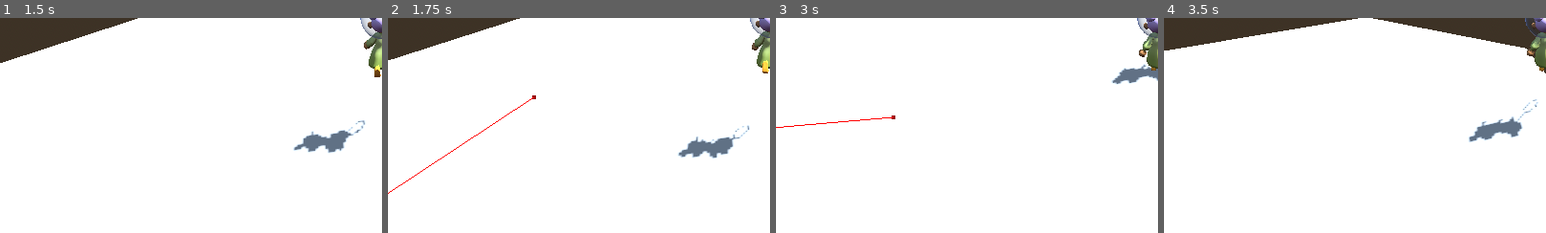
Above: before the commit, frames 1-4 (left to right).
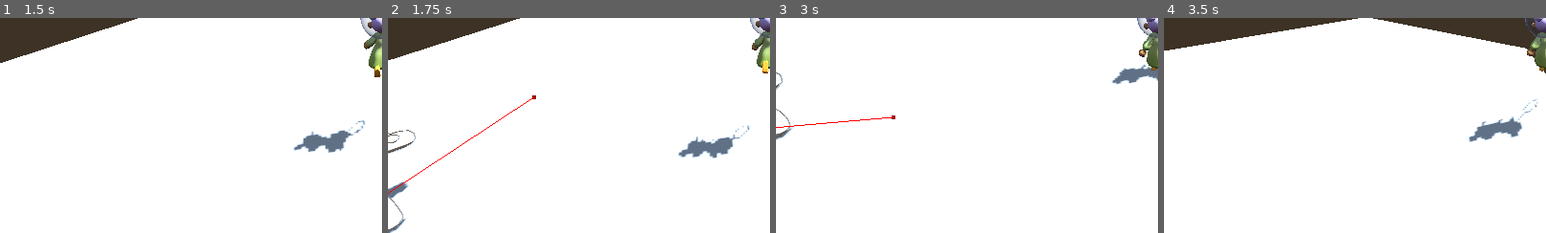
Above: after the commit, the same moments.

Repository: Gertkeno/GGJ2025
Game: Godot game, scene res://bobby_test_scene.tscn
Same seed, same stepped clock (60 frames per second), same inputs: the game is played once before the commit and once after it. This scene is started directly instead of the project's main scene.
Inputs (mouse positions are % of the whole screen's width and height, from its top left):
- Up to frame 1 (1.5 s): move the mouse to (72, 45) at 0.52 s; press the mouse at (72, 45) at 0.53 s; hold Right (right) 0.53-1.28 s; tap Space (jump) at 0.77 s; move the mouse to (45, 50) at 1.27 s; release the mouse at (45, 50) at 1.28 s; hold Up (forward) from 1.28 s (still down); tap Shift (crouch) at 1.35 s
- Up to frame 2 (1.75 s): keep holding Up (forward); tap Space (jump) at 1.52 s
- Up to frame 3 (3 s): keep holding Up (forward); move the mouse to (52, 48) at 2.02 s; press the mouse at (52, 48) at 2.03 s; move the mouse to (49, 52) at 2.77 s; release the mouse at (49, 52) at 2.78 s; tap Shift (crouch) at 2.85 s
- Up to frame 4 (3.5 s): keep holding Up (forward); tap Space (jump) at 3.02 s
The pictures show only the part of the screen within x 0-50%, y 50-100%; the shares and areas given below are measured in that part.

Frame 1 is identical in both runs. In frame 2, 0.5% of the frame differs, in the area x 0-8%, y 52-100%; in frame 3, 0.2%; in frame 4, nothing differs.

Commit message:
added passive beast

Diff:
--- /dev/null
+++ b/PassiveBeast/passive_beast.gd
@@ -0,0 +1,20 @@
+extends Node3D
+class_name PassiveBeast
+
+@onready var bubble_animal = $DefaultBehavior/BubbleAnimal
+@onready var default_behavior: DefaultBehavior = $DefaultBehavior
+
+@export var default_curve: Path3D
+
+# Called when the node enters the scene tree for the first time.
+func _ready() -> void:
+	await get_tree().process_frame
+	default_behavior.init_curve_points(default_curve)
+
+
+# Called every frame. 'delta' is the elapsed time since the previous frame.
+func _process(delta: float) -> void:
+	pass
+
+func _physics_process(delta: float) -> void:
+	default_behavior.process_behavior(delta)
--- /dev/null
+++ b/PassiveBeast/passive_beast.tscn
@@ -0,0 +1,22 @@
+[gd_scene load_steps=5 format=3 uid="uid://cnhgr7fee8oqu"]
+
+[ext_resource type="Script" path="res://System/default_behavior.gd" id="1_gn4yw"]
+[ext_resource type="PackedScene" uid="uid://by4by86dfprkd" path="res://System/bubble_animal.tscn" id="2_ek4cg"]
+[ext_resource type="PackedScene" uid="uid://d3nsc1fnq0ihd" path="res://Assets/Bub Passive.fbx" id="3_t47q6"]
+
+[sub_resource type="SphereShape3D" id="SphereShape3D_x3urc"]
+
+[node name="PassiveBeast" type="Node3D"]
+transform = Transform3D(1, 0, 0, 0, 1, 0, 0, 0, 1, 0, 0, 2.494)
+
+[node name="DefaultBehavior" type="Node3D" parent="."]
+script = ExtResource("1_gn4yw")
+
+[node name="BubbleAnimal" parent="DefaultBehavior" instance=ExtResource("2_ek4cg")]
+
+[node name="Bub Passive" parent="DefaultBehavior/BubbleAnimal" instance=ExtResource("3_t47q6")]
+transform = Transform3D(-0.2, 0, -1.74846e-08, 0, 0.2, 0, 1.74846e-08, 0, -0.2, 0, -0.5, 0)
+
+[node name="CollisionShape3D" type="CollisionShape3D" parent="DefaultBehavior/BubbleAnimal"]
+transform = Transform3D(1, 0, 0, 0, 1, 0, 0, 0, 1, 0, 0.5, 0)
+shape = SubResource("SphereShape3D_x3urc")
--- a/bobby_test_scene.tscn
+++ b/bobby_test_scene.tscn
@@ -1,8 +1,9 @@
-[gd_scene load_steps=8 format=3 uid="uid://vnpmxqbs7r86"]
+[gd_scene load_steps=9 format=3 uid="uid://vnpmxqbs7r86"]
 
 [ext_resource type="Curve3D" uid="uid://hm1okgxcurwp" path="res://DefenseBeast/test_curve.tres" id="2_db824"]
 [ext_resource type="PackedScene" uid="uid://ugfu6pob7c41" path="res://System/player.tscn" id="3_hdd4q"]
-[ext_resource type="PackedScene" uid="uid://lgyoq0xx03pq" path="res://SkittishBeast/skittish_beast.tscn" id="4_48s6d"]
+[ext_resource type="PackedScene" uid="uid://cnhgr7fee8oqu" path="res://PassiveBeast/passive_beast.tscn" id="4_wo4n2"]
+[ext_resource type="Script" path="res://PassiveBeast/passive_beast.gd" id="5_u73f8"]
 
 [sub_resource type="ProceduralSkyMaterial" id="ProceduralSkyMaterial_smj01"]
 sky_horizon_color = Color(0.64625, 0.65575, 0.67075, 1)
@@ -30,8 +31,8 @@
 transform = Transform3D(-0.866023, -0.433016, 0.250001, 0, 0.499998, 0.866027, -0.500003, 0.749999, -0.43301, 0, 0, 0)
 shadow_enabled = true
 
-[node name="SkittishBeast" parent="." node_paths=PackedStringArray("default_curve") instance=ExtResource("4_48s6d")]
-transform = Transform3D(1, 0, 0, 0, 1, 0, 0, 0, 1, 0, 0, 2.494)
+[node name="PassiveBeast" parent="." node_paths=PackedStringArray("default_curve") instance=ExtResource("4_wo4n2")]
+script = ExtResource("5_u73f8")
 default_curve = NodePath("../Path3D")
 
 [node name="Path3D" type="Path3D" parent="."]
